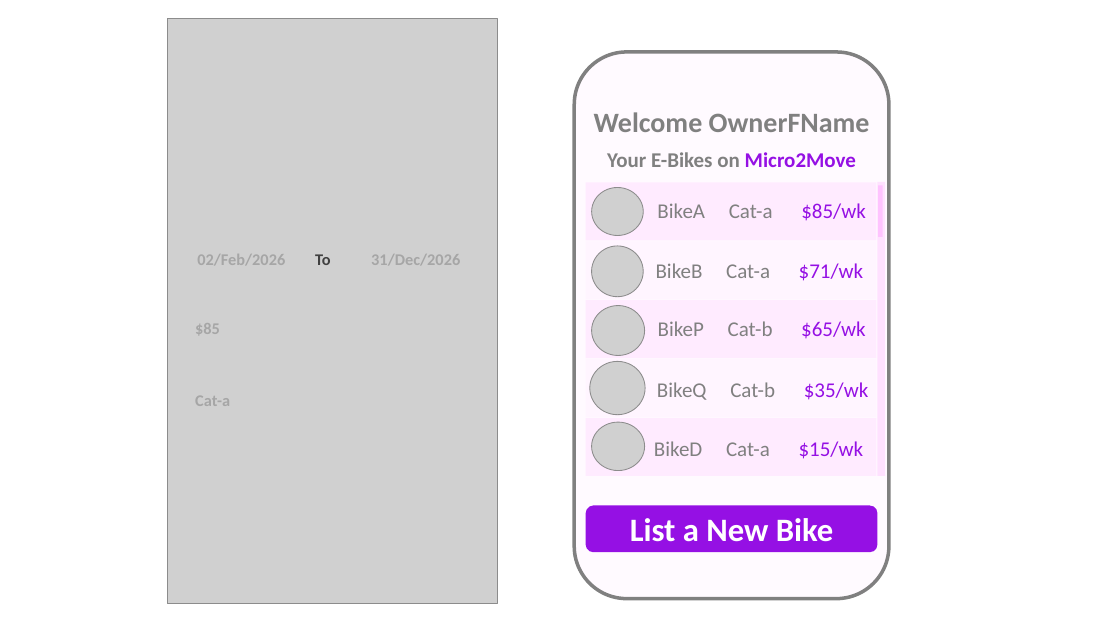
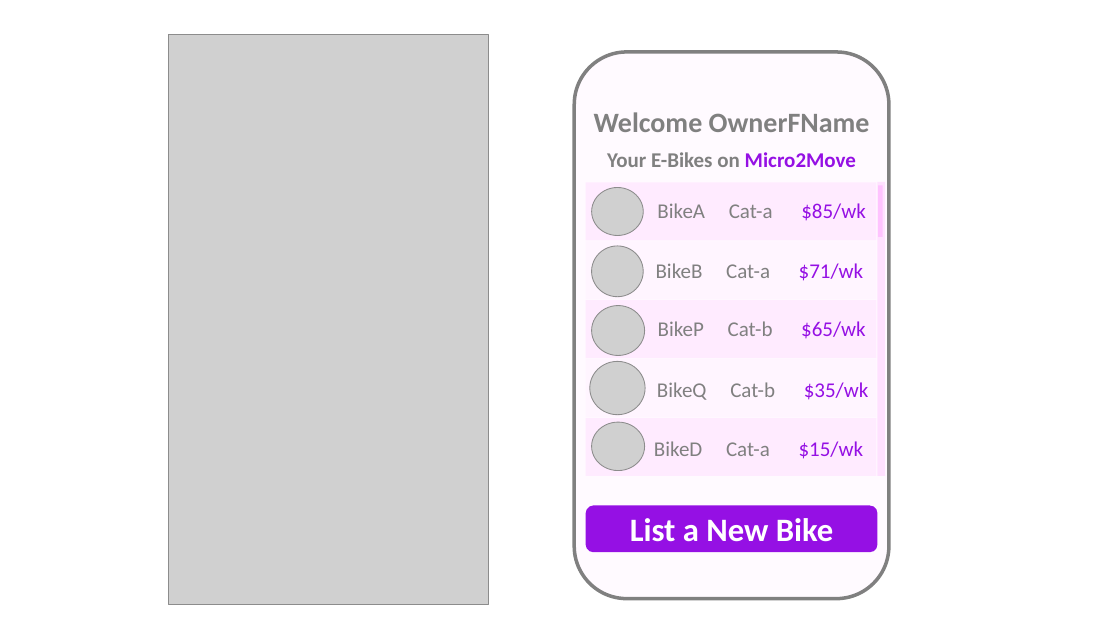
Before and after one commit to anodiamadmin/Micro2Move, a slide deck: slide 2 of RefDocs/RoughWireframeScreens.pptx. Drawn at 1120x630 pixels with LibreOffice and Linux fonts; fonts in the diff are those of the drawing; grey boxes stand for pictures. Boxes give left, top, right and bottom in pixels: in the first picture for what was removed or moved away, otherwise in the second. Text is boxed around its words. In the diff, an @@ line names an element or a change of style, - is before the commit and + after.

```diff
--- a/RefDocs/RoughWireframeScreens.pptx
+++ b/RefDocs/RoughWireframeScreens.pptx
@@ picture: place and size @@
-picture at bbox=[167, 18, 497, 604]
+picture at bbox=[168, 35, 489, 605]
@@ text removed at bbox=[197, 254, 460, 265] @@
-02/Feb/2026 To 31/Dec/2026
@@ text removed at bbox=[195, 323, 220, 334] @@
-$85
@@ text removed at bbox=[195, 396, 230, 406] @@
-Cat-a
```
Also in this commit, not shown: 2 slides added, 5 other files.
